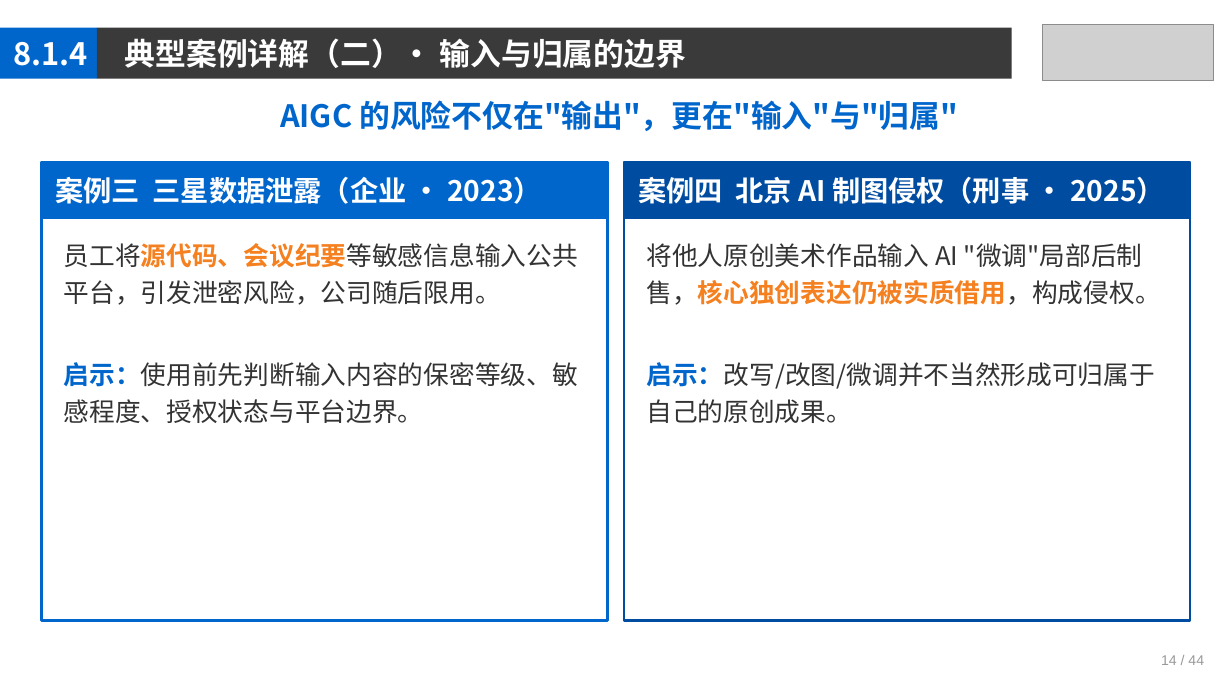
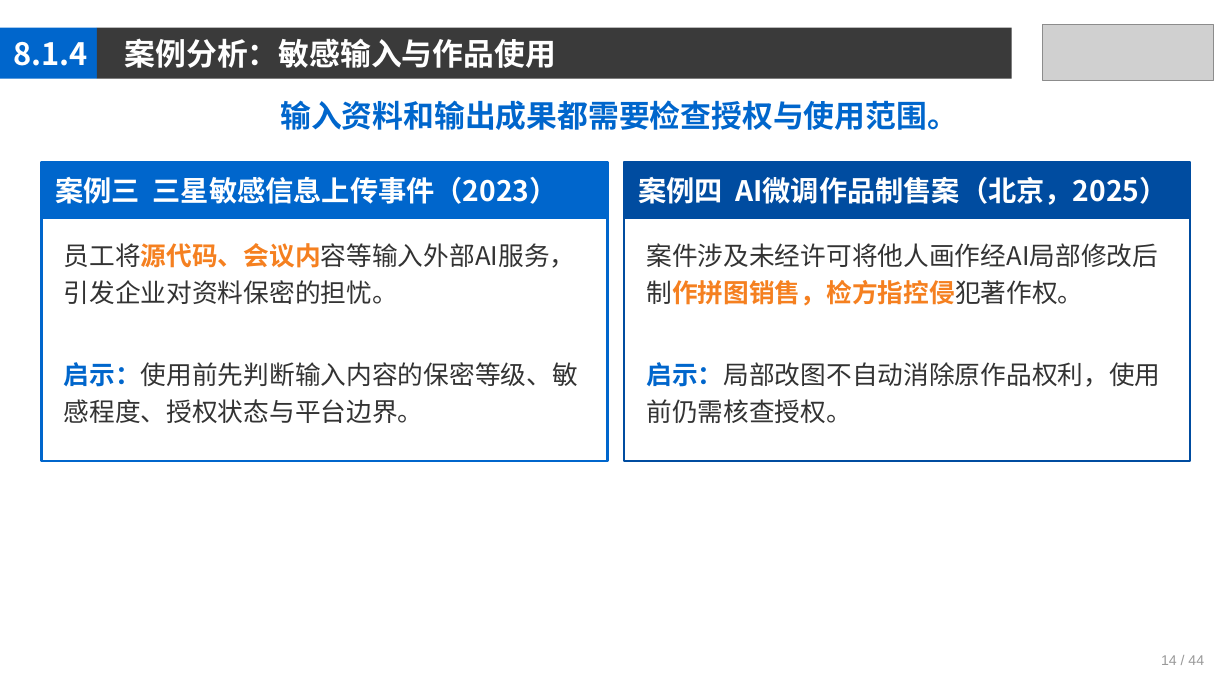
Before and after one commit to jpqiang/AIGC, a slide deck: slide 14 of 课件/第8章.pptx. Drawn at 1232x693 pixels with LibreOffice and Linux fonts; fonts in the diff are those of the drawing; grey boxes stand for pictures. Boxes give left, top, right and bottom in pixels: in the first picture for what was removed or moved away, otherwise in the second. Text is boxed around its words. In the diff, an @@ line names an element or a change of style, - is before the commit and + after.

```diff
--- a/课件/第8章.pptx
+++ b/课件/第8章.pptx
@@ text at (125,38,556,68): text changed @@
-典型案例详解（二）· 输入与归属的边界
+案例分析：敏感输入与作品使用
@@ text at (280,100,958,130): text changed @@
-AIGC 的风险不仅在"输出"，更在"输入"与"归属"
+输入资料和输出成果都需要检查授权与使用范围。
@@ rectangle: place and size @@
-rectangle at (42,162,608,621)
+rectangle at (42,162,608,461)
@@ text at (55,176,558,204): text changed @@
-案例三 三星数据泄露（企业 · 2023）
+案例三 三星敏感信息上传事件（2023）
@@ rectangle: place and size @@
-rectangle at (625,162,1191,621)
+rectangle at (625,162,1191,461)
@@ text at (638,177,1167,205): text changed @@
-案例四 北京 AI 制图侵权（刑事 · 2025）
+案例四 AI微调作品制售案（北京，2025）
@@ text at (64,243,576,304): text changed @@
-员工将源代码、会议纪要等敏感信息输入公共平台，引发泄密风险，公司随后限用。
+员工将源代码、会议内容等输入外部AI服务，引发企业对资料保密的担忧。
@@ text at (646,243,1160,423): text changed @@
-将他人原创美术作品输入 AI "微调"局部后制售，核心独创表达仍被实质借用，构成侵权。
-启示：改写/改图/微调并不当然形成可归属于自己的原创成果。
+案件涉及未经许可将他人画作经AI局部修改后制作拼图销售，检方指控侵犯著作权。
+启示：局部改图不自动消除原作品权利，使用前仍需核查授权。
```
Also in this commit, not shown: 41 other slides changed, 3 other files.
